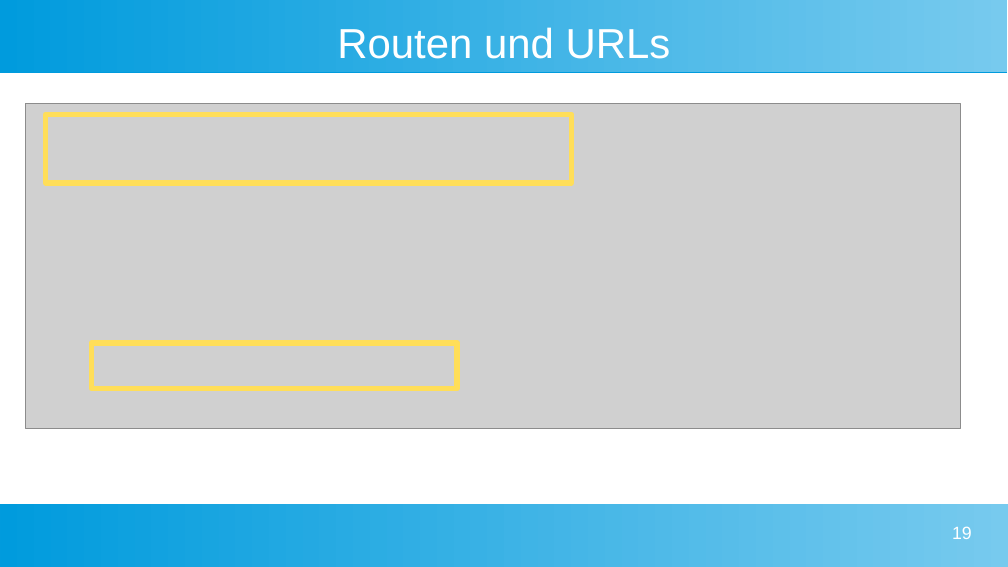
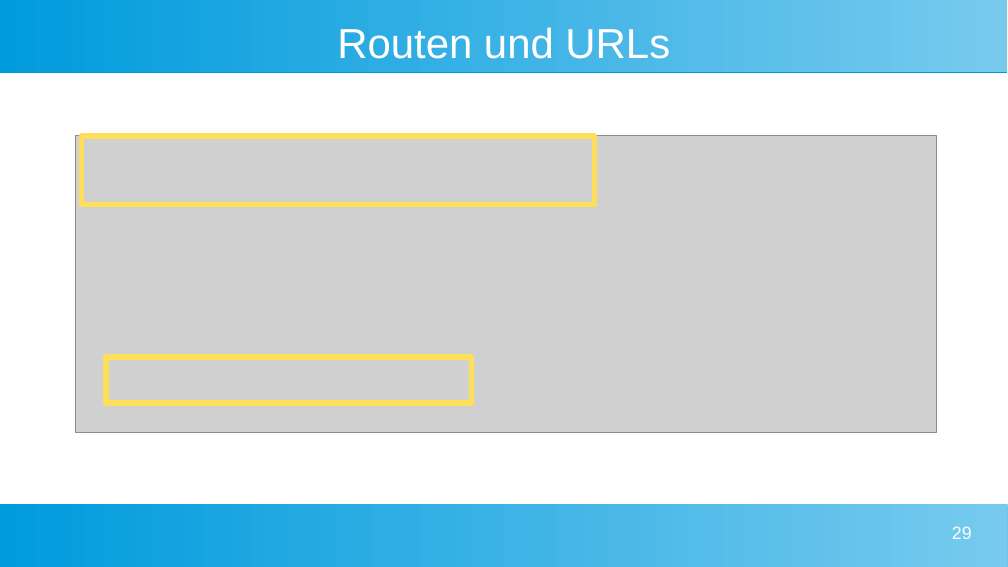
Before and after one commit to pygraz/django-flutter-example, a slide deck: slide 29 of enterPy Django meets Flutter.pptx (slide 19 before the commit). Drawn at 1008x567 pixels with LibreOffice and Linux fonts; fonts in the diff are those of the drawing; grey boxes stand for pictures; background and template pictures are left out. Boxes give left, top, right and bottom in pixels: in the first picture for what was removed or moved away, otherwise in the second. Text is boxed around its words. In the diff, an @@ line names an element or a change of style, - is before the commit and + after.

```diff
--- a/enterPy Django meets Flutter.pptx
+++ b/enterPy Django meets Flutter.pptx
@@ picture: place and size @@
-picture at <box>26,103,960,429</box>
+picture at <box>76,136,938,434</box>
@@ rectangle: place and size @@
-rectangle at <box>46,114,572,183</box>
+rectangle at <box>81,136,595,205</box>
@@ rectangle: place and size @@
-rectangle at <box>91,343,457,389</box>
+rectangle at <box>106,358,472,403</box>
@@ page number at <box>952,526,972,539</box>: text changed @@
-19
+29
```
Also in this commit, not shown: 18 other slides changed, 17 slides added, 3 slides removed.
